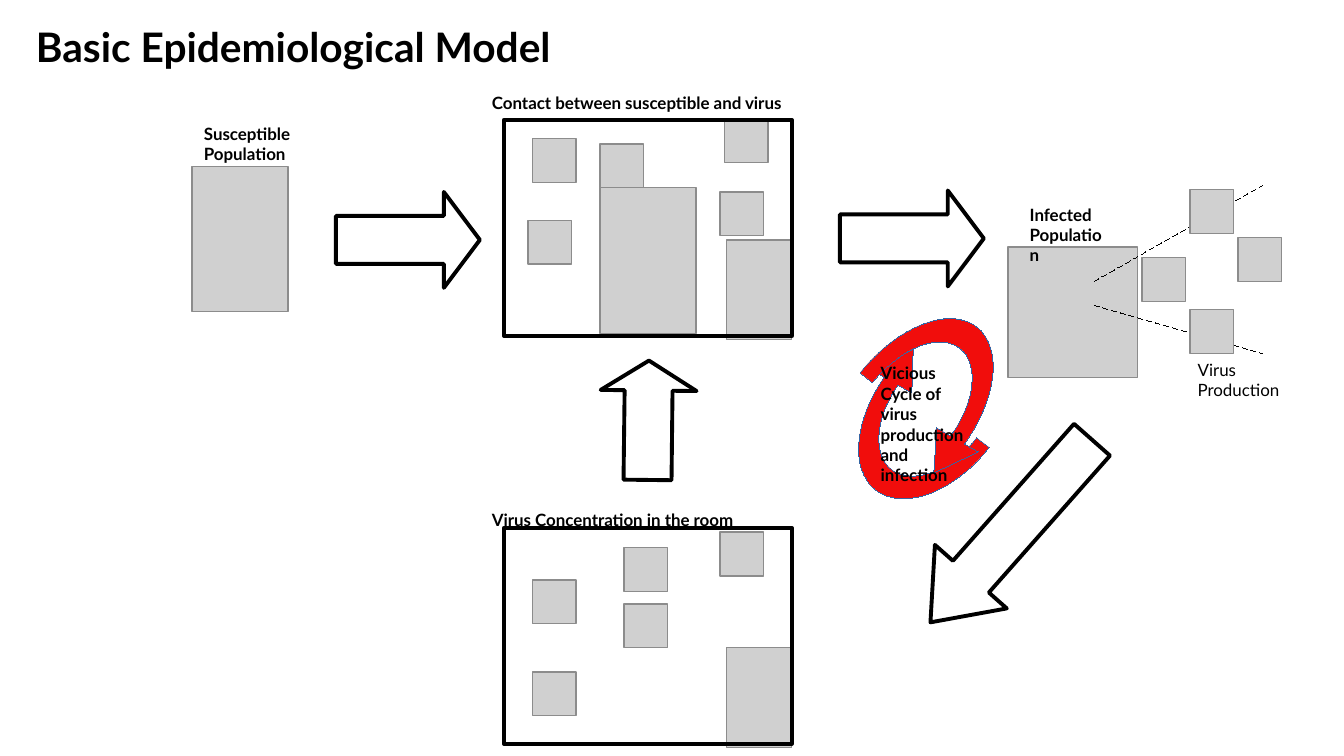
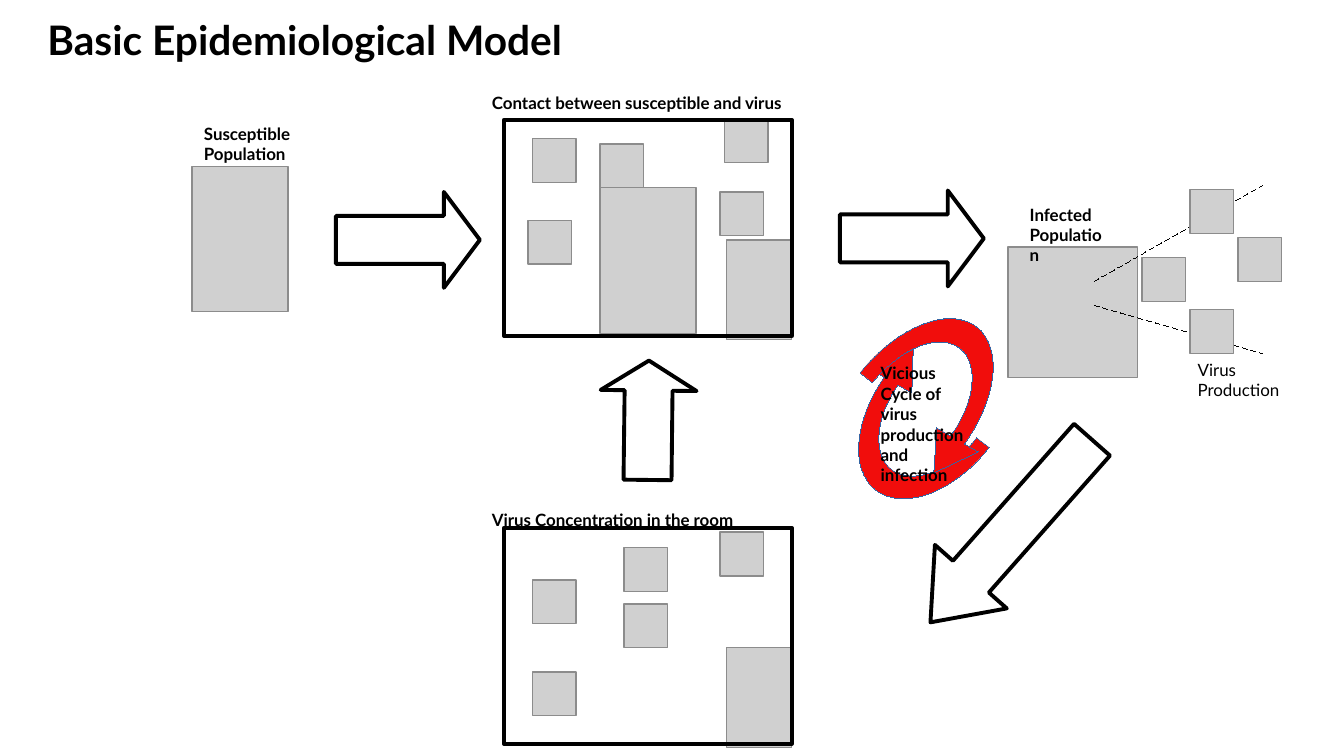
Before and after one commit to kathuman/Vensim-Experiments, a slide deck: slide 2 of 20-12-Ventilation_vs_Infectivity/Model-Reproduction-Gammatoni/Artikel-Forskerzonen/Model-presentation.pptx. Drawn at 1344x756 pixels with LibreOffice and Linux fonts; fonts in the diff are those of the drawing; grey boxes stand for pictures. Boxes give left, top, right and bottom in pixels: in the first picture for what was removed or moved away, otherwise in the second. Text is boxed around its words. In the diff, an @@ line names an element or a change of style, - is before the commit and + after.

```diff
--- a/20-12-Ventilation_vs_Infectivity/Model-Reproduction-Gammatoni/Artikel-Forskerzonen/Model-presentation.pptx
+++ b/20-12-Ventilation_vs_Infectivity/Model-Reproduction-Gammatoni/Artikel-Forskerzonen/Model-presentation.pptx
@@ text "Basic Epidemiological Model": place and size @@
-text "Basic Epidemiological Model" at <box>36,31,551,70</box>
+text "Basic Epidemiological Model" at <box>47,24,562,63</box>
```
Also in this commit, not shown: 2 other files.
